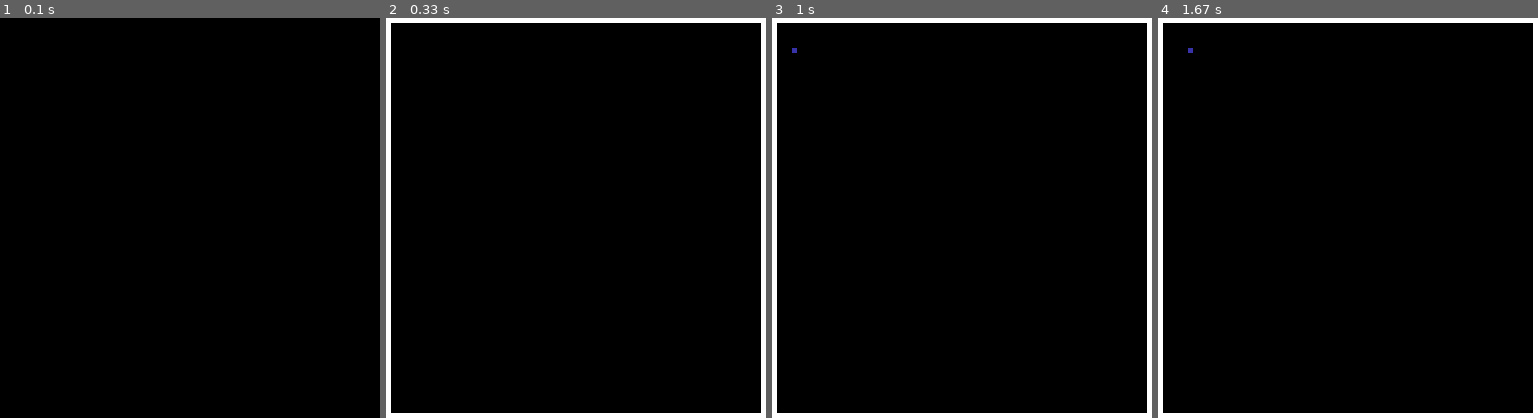
Above: before the commit, frames 1-4 (left to right).
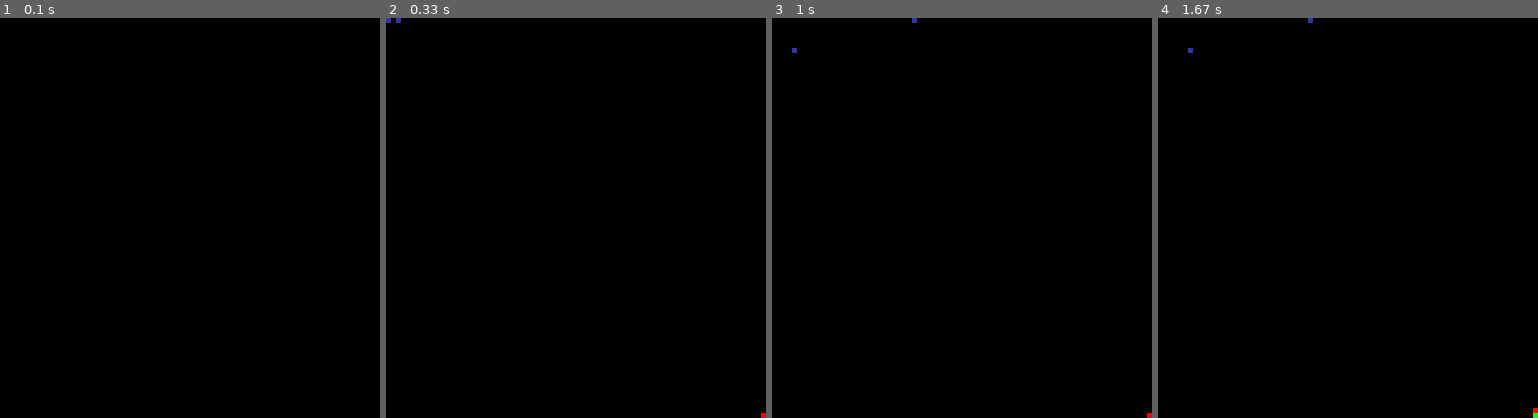
Above: after the commit, the same moments.

Repository: Severoth/pygame-qix
Game: pygame game, started from main.py
Same seed, same stepped clock (60 frames per second), same inputs: the game is played once before the commit and once after it.
Inputs:
- Up to frame 1 (0.1 s): no input
- Up to frame 2 (0.33 s): no input
- Up to frame 3 (1 s): hold Right 0.33-0.8 s; hold Up from 0.83 s (still down)
- Up to frame 4 (1.67 s): release Up at 1.3 s; hold Right from 1.33 s (still down)

Frame 1 is identical in both runs. In frame 2, 5.1% of the frame differs, in the area x 0-100%, y 0-100%; in frame 3, 5.1%; in frame 4, 5.1%.

Commit message:
Added spark
Created basic spark enemy and added realative magnatism toward the player

Diff:
--- a/Map.py
+++ b/Map.py
@@ -48,10 +48,10 @@
                                   (SIZE) * row,
                                      SIZE,
                                      SIZE], 0)
-        pygame.draw.rect(self.image, WHITE, [0, 0, 5, 400])
-        pygame.draw.rect(self.image, WHITE, [0, 0, 380, 5])
-        pygame.draw.rect(self.image, WHITE, [375, 0, 5, 400])
-        pygame.draw.rect(self.image, WHITE, [0, 395, 380, 5])
+        #pygame.draw.rect(self.image, WHITE, [0, 0, 5, 400])
+        #pygame.draw.rect(self.image, WHITE, [0, 0, 380, 5])
+        #pygame.draw.rect(self.image, WHITE, [375, 0, 5, 400])
+        #pygame.draw.rect(self.image, WHITE, [0, 395, 380, 5])
 
     def count(self, grid, v):
         c = 0
--- /dev/null
+++ b/Spark.py
@@ -0,0 +1,50 @@
+import math
+SIZE = 5
+RED = (255, 0, 0)
+WHITE = (255, 255, 255)
+BLACK = (0, 0, 0)
+GREEN = (0, 255, 0)
+YELLOW = (255, 255, 0)
+
+
+class Spark:
+    def __init__(self):
+        super().__init__()
+        self.width = SIZE
+        self.height = SIZE
+        self.cell = (0, 0)
+
+    def move(self, dir, grid, player_x, player_y):
+
+        x, y = self.cell
+        x_coeff = math.floor(abs(player_x - x)/10)
+        y_coeff = math.floor(abs(player_y - y)/10)
+        print(x_coeff, "    ", y_coeff)
+        move_varx = 2
+        mover_vary = 2
+        if dir == "UP":
+            if y == 0 or y == 75:
+                x -= move_varx*x_coeff+1
+        elif dir == "DOWN":
+            if y == 0 or y == 75:
+                x -= move_varx*x_coeff+1
+        elif dir == "LEFT":
+            if x == 0 or x == 79:
+                y -= mover_vary*y_coeff+1
+        elif dir == "RIGHT":
+            if x == 0 or x == 79:
+                y += mover_vary*y_coeff+1
+        x = self.clamp(x, 0, 79)
+        y = self.clamp(y, 0, 75)
+        if grid[x][y] == 1:
+            return
+        else:
+            self.cell = (x, y)
+
+    def clamp(self, value, min_val, max_val):
+        if value <= min_val:
+            return min_val
+        elif value >= max_val:
+            return max_val
+        else:
+            return value
--- a/main.py
+++ b/main.py
@@ -1,4 +1,5 @@
 from Qix import Qix
+from Spark import Spark
 import pygame
 from Map import Polygon
 from Player import Player
@@ -32,10 +33,12 @@
 p = Polygon()
 player = Player()
 qix = Qix()
+spark = Spark()
 
 # -------- Main Program Loop -----------
 while not done:
     qix.move(random.choice(DIRS), p.grid)
+    spark.move(random.choice(DIRS), p.grid, player.cell[0], player.cell[1] )
     if qix.cell in player.cells:
         done = True
     for event in pygame.event.get():  # User did something
@@ -54,6 +57,7 @@
         p.grid[cell[0]][cell[1]] = 1
     p.grid[player.cell[0]][player.cell[1]] = 2
     p.grid[qix.cell[0]][qix.cell[1]] = 3
+    p.grid[spark.cell[0]][spark.cell[1]] = 3
     if player.should_invoke_fill(p.conquered_set):
         best_points = player.calc_best_point(p.grid)
         bad_points = []
@@ -70,6 +74,7 @@
 
     p.update_mask()
     p.grid[qix.cell[0]][qix.cell[1]] = 0
+    p.grid[spark.cell[0]][spark.cell[1]] = 0
 
     # Set the screen background
     screen.fill(BLACK)
